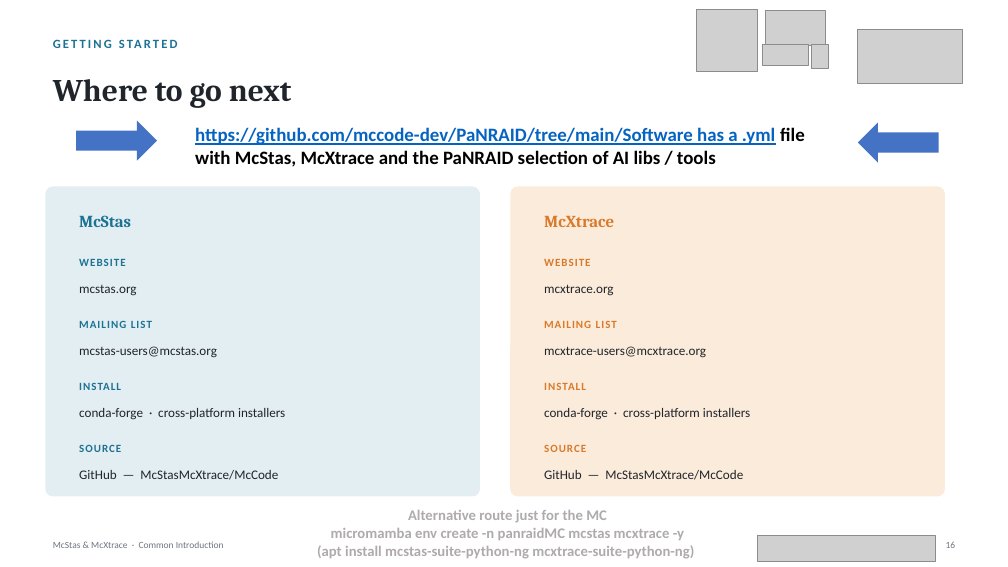
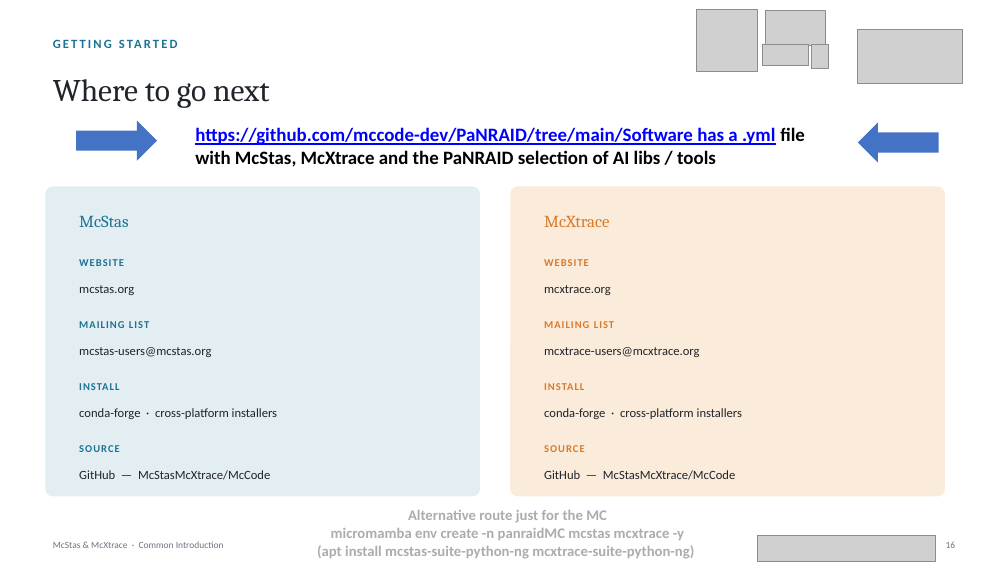
Before and after one commit to mccode-dev/PaNRAID, a slide deck: slide 19 of 21_September_Monday/02_Intro_and_General_Concepts/02_McStas_McXtrace_Common_Introduction.pptx (slide 17 before the commit). Drawn at 1008x567 pixels with LibreOffice and Linux fonts; fonts in the diff are those of the drawing; grey boxes stand for pictures. Boxes give left, top, right and bottom in pixels: in the first picture for what was removed or moved away, otherwise in the second. Text is boxed around its words. In the diff, an @@ line names an element or a change of style, - is before the commit and + after.

Commit message:
Back and forth McStas/McXrace <-> McStasScript

```diff
--- a/21_September_Monday/02_Intro_and_General_Concepts/02_McStas_McXtrace_Common_Introduction.pptx
+++ b/21_September_Monday/02_Intro_and_General_Concepts/02_McStas_McXtrace_Common_Introduction.pptx
@@ bold off in 3 elements at [79, 215, 128, 227], [544, 216, 609, 227], [53, 79, 270, 108] @@
@@ text "https://github.com/mccode-dev/PaNRAID/tree/main/Software has ..." at [195, 127, 805, 167]: text colour #0563C1 to #0000FF in "https://github.com/mccode-dev/PaNRAID/tree/main/Software has ..." @@
@@ size 12.5 to 12 pt in 8 elements at [79, 285, 134, 295], [79, 408, 277, 419], [79, 470, 270, 480], [544, 285, 611, 295], [544, 408, 742, 419], [544, 470, 735, 480], [79, 347, 211, 357], [544, 347, 699, 357] @@
@@ size 10.5 to 10 pt in 8 elements at [79, 321, 149, 328], [79, 383, 119, 390], [544, 321, 614, 328], [544, 383, 584, 390], [79, 259, 124, 266], [79, 445, 119, 452], [544, 259, 589, 266], [544, 445, 584, 452] @@
```
Also in this commit, not shown: 17 other slides changed, 2 slides added, 1 other file.
